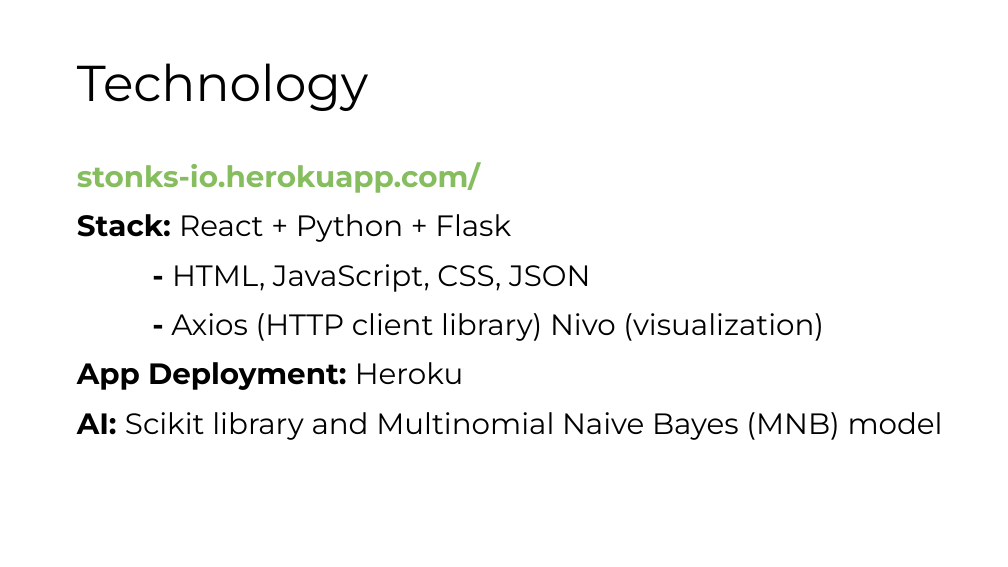
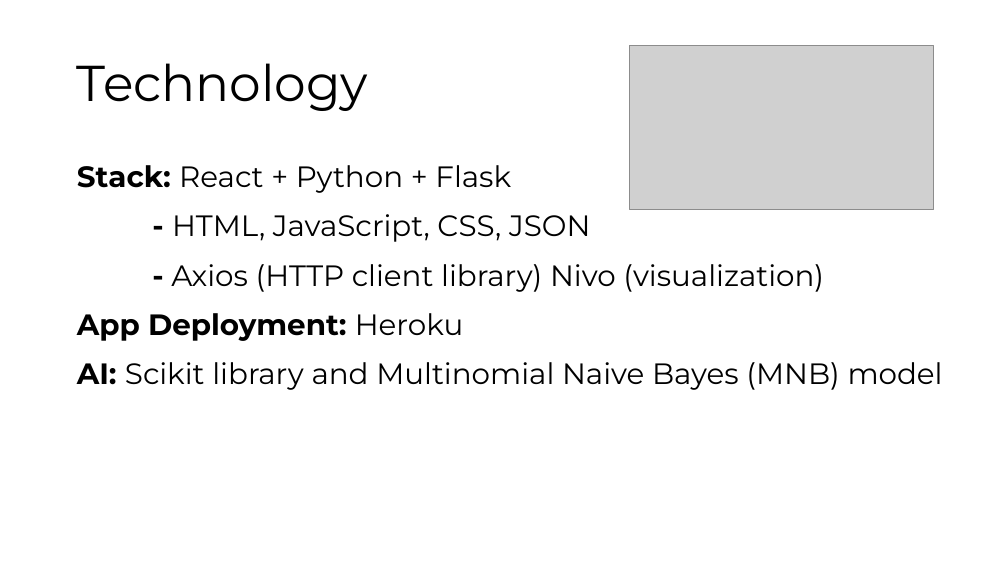
Before and after one commit to shawnjacobsen/hackOHIO-2020, a slide deck: slide 7 of hackOHIO-2020.pptx (slide 5 before the commit). Drawn at 1008x567 pixels with LibreOffice and Linux fonts; fonts in the diff are those of the drawing; grey boxes stand for pictures. Boxes give left, top, right and bottom in pixels: in the first picture for what was removed or moved away, otherwise in the second. Text is boxed around its words. In the diff, an @@ line names an element or a change of style, - is before the commit and + after.

Commit message:
final stuff

```diff
--- a/hackOHIO-2020.pptx
+++ b/hackOHIO-2020.pptx
@@ picture added at [630, 46, 935, 210] @@
@@ text at [77, 162, 480, 193]: paragraph removed @@
-stonks-io.herokuapp.com/
```
Also in this commit, not shown: 2 other slides changed, 18 slides added, 2 slides removed.
